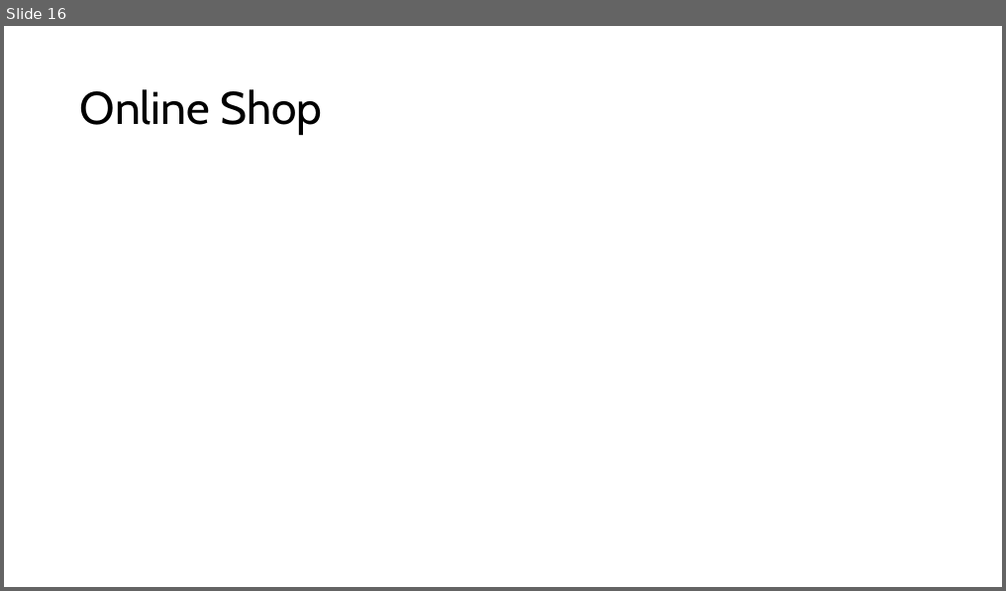
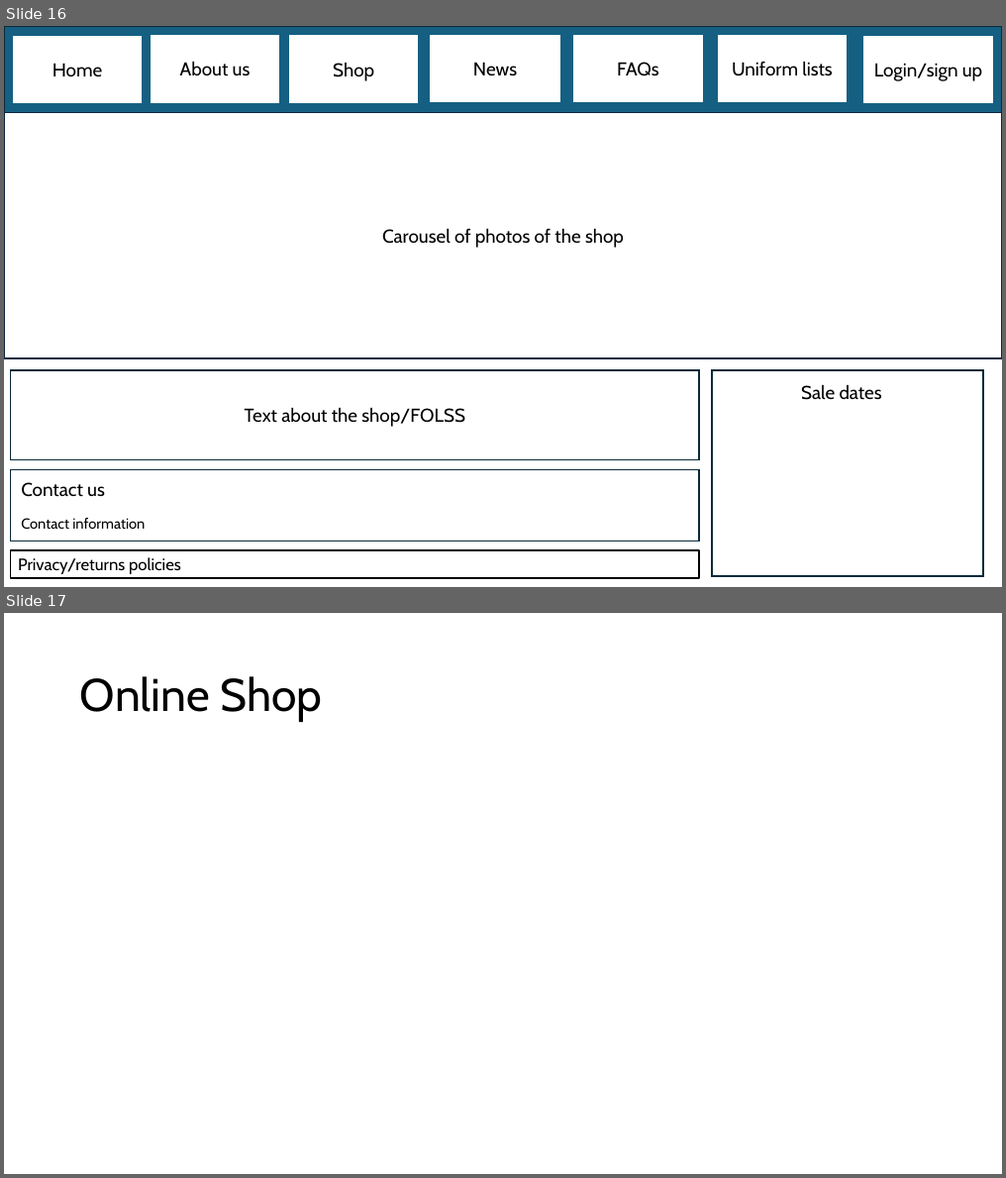
Before and after one commit to programmer647/Coursework, a slide deck: Writeup/Page designs.pptx. Shown one above the other, each under a label of ours: slide 16 before the commit, slides 16 and 17 after it. The pictures are 1006x591 and 1006x1178 pixels, drawn with LibreOffice and Linux fonts; fonts in the diff are those of the drawing. Boxes give left, top, right and bottom in pixels: in the first picture for what was removed or moved away, otherwise in the second. Text is boxed around its words. In the diff, an @@ line names an element or a change of style, - is before the commit and + after.

```diff
--- a/Writeup/Page designs.pptx
+++ b/Writeup/Page designs.pptx
@@ slide 16 added at (4,26,1002,587), background #FFFFFF @@
@@ rectangle added at (4,26,1002,113), fill #156082, outline #092A39 1.5 pt @@
@@ rectangle added at (14,37,141,102), fill #FFFFFF, outline #FFFFFF 1.5 pt, 18 pt, text #000000 @@
+Home
@@ rectangle added at (152,36,279,101), fill #FFFFFF, outline #FFFFFF 1.5 pt, 18 pt, text #000000 @@
+About us
@@ rectangle added at (290,36,417,101), fill #FFFFFF, outline #FFFFFF 1.5 pt, 18 pt, text #000000 @@
+Shop
@@ rectangle added at (431,36,559,101), fill #FFFFFF, outline #FFFFFF 1.5 pt, 18 pt, text #000000 @@
+News
@@ rectangle added at (574,36,703,101), fill #FFFFFF, outline #FFFFFF 1.5 pt, 18 pt, text #000000 @@
+FAQs
@@ rectangle added at (718,36,846,101), fill #FFFFFF, outline #FFFFFF 1.5 pt, 18 pt, text #000000 @@
+Uniform lists
@@ rectangle added at (865,37,993,102), fill #FFFFFF, outline #FFFFFF 1.5 pt, 18 pt, text #000000 @@
+Login/sign up
@@ rectangle added at (4,113,1002,359), fill #FFFFFF, outline #0E2841 1.5 pt, 18 pt, text #000000 @@
+Carousel of photos of the shop
@@ rectangle added at (11,371,699,461), fill #FFFFFF, outline #092A39 1.5 pt, 18 pt, text #000000 @@
+Text about the shop/FOLSS
@@ rectangle added at (712,371,984,577), fill #FFFFFF, outline #092A39 1.5 pt @@
@@ text added at (801,385,882,400), 18 pt, text #000000 @@
+Sale dates
@@ rectangle added at (11,471,699,542), fill #FFFFFF, outline #092A39 1.5 pt @@
@@ text added at (21,482,145,529), 14 pt, text #000000 @@
+Contact us
+Contact information
@@ rectangle added at (11,551,699,578), outline #000000 1.5 pt, 16 pt, text #000000 @@
+Privacy/returns policies
@@ what was slide 16 is now slide 17 @@
```
Also in this commit, not shown: 4 slides changed, 2 other slides added, 4 other files.
